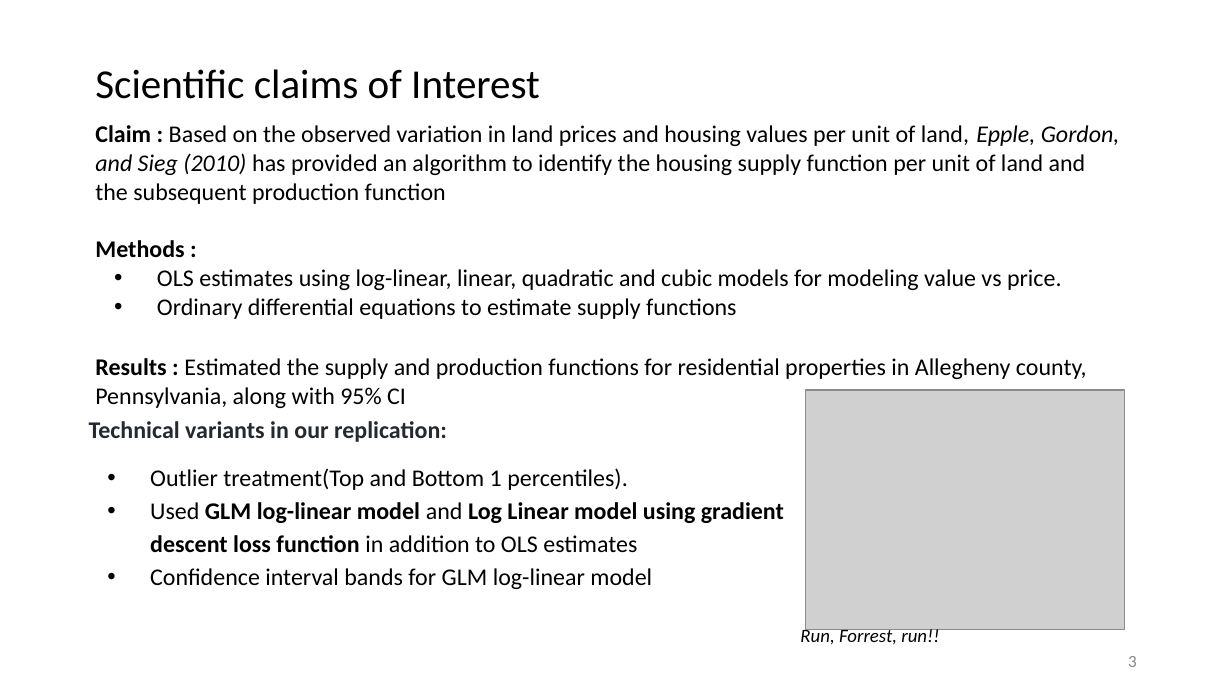
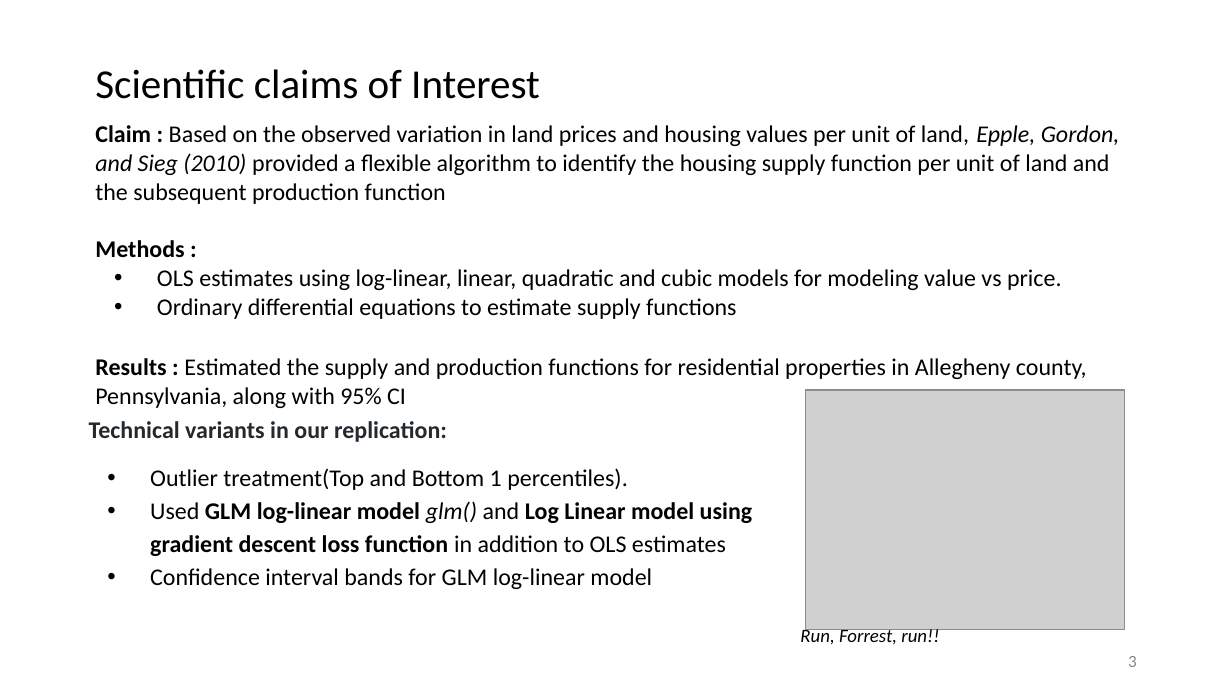
Before and after one commit to rathodmansi/Replication-Study-Housing-Production-Function, a slide deck: slide 3 of Analysis/Replication project - Final presentation.pptx. Drawn at 1232x693 pixels with LibreOffice and Linux fonts; fonts in the diff are those of the drawing; grey boxes stand for pictures. Boxes give left, top, right and bottom in pixels: in the first picture for what was removed or moved away, otherwise in the second. Text is boxed around its words. In the diff, an @@ line names an element or a change of style, - is before the commit and + after.

Commit message:
Updated presentation

```diff
--- a/Analysis/Replication project - Final presentation.pptx
+++ b/Analysis/Replication project - Final presentation.pptx
@@ text at box(95, 125, 1120, 204): text changed @@
-Claim : Based on the observed variation in land prices and housing values per unit of land, Epple, Gordon, and Sieg (2010) has provided an algorithm to identify the housing supply function per unit of land and the subsequent production function
+Claim : Based on the observed variation in land prices and housing values per unit of land, Epple, Gordon, and Sieg (2010) provided a flexible algorithm to identify the housing supply function per unit of land and the subsequent production function
@@ text at box(150, 501, 753, 556): text changed @@
-• Used GLM log-linear model and Log Linear model using gradient descent loss function in addition to OLS estimates
+• Used GLM log-linear model glm() and Log Linear model using gradient descent loss function in addition to OLS estimates
```
Also in this commit, not shown: 3 other slides changed, 1 other file.
